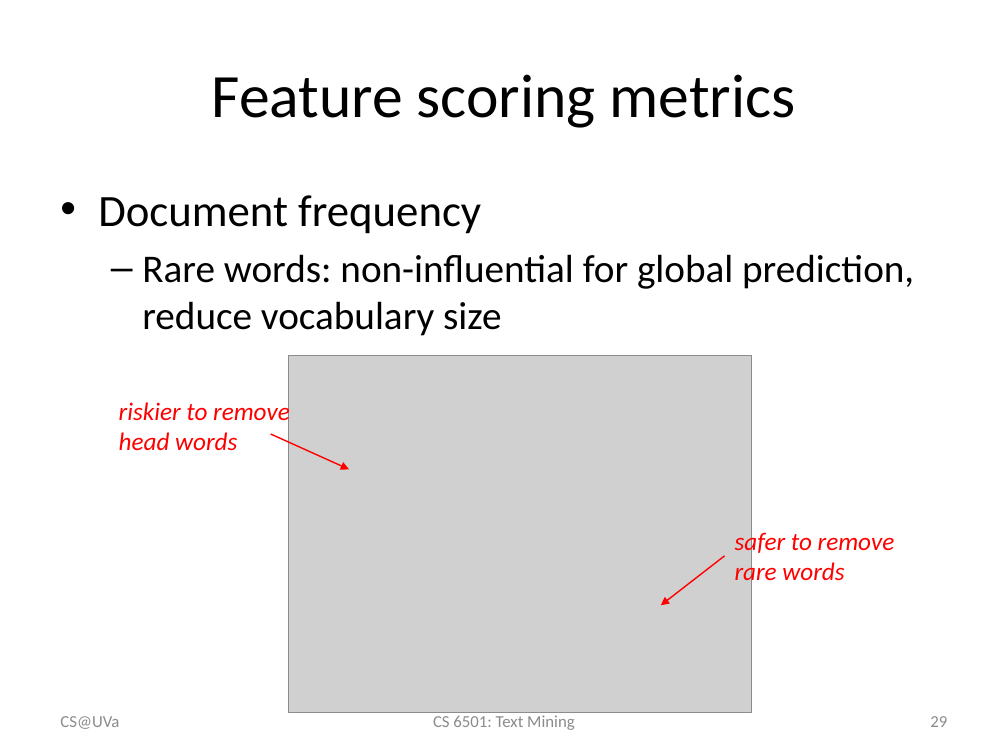
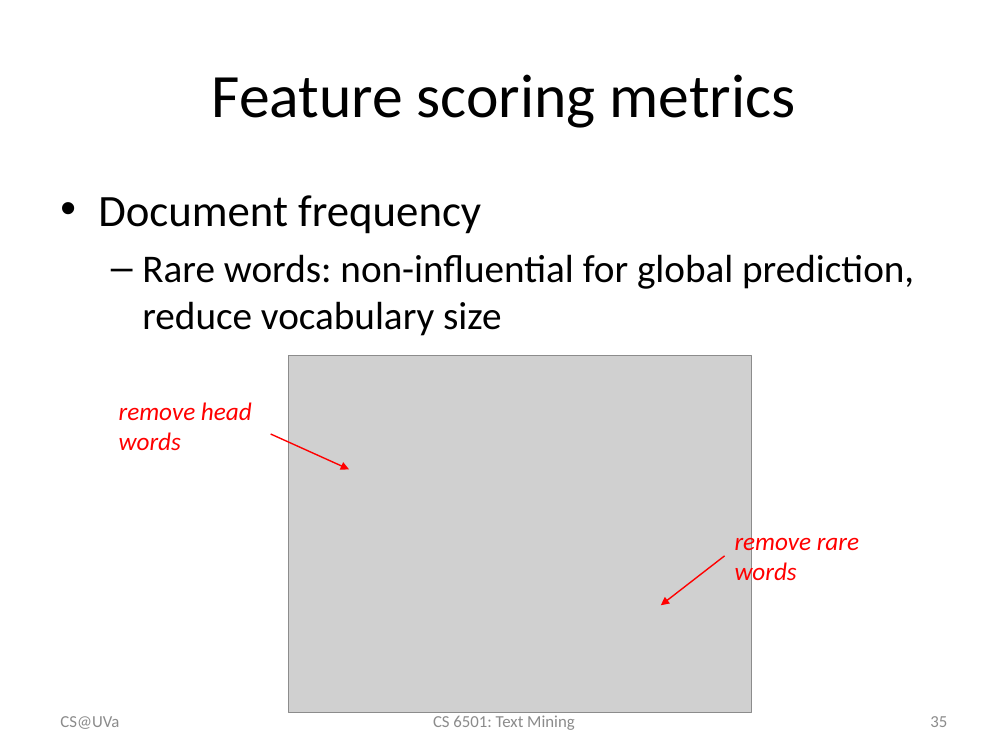
Before and after one commit to wang296/CS6501-Text-Mining, a slide deck: slide 35 of docs/TextCategorization.pptx (slide 29 before the commit). Drawn at 1008x756 pixels with LibreOffice and Linux fonts; fonts in the diff are those of the drawing; grey boxes stand for pictures. Boxes give left, top, right and bottom in pixels: in the first picture for what was removed or moved away, otherwise in the second. Text is boxed around its words. In the diff, an @@ line names an element or a change of style, - is before the commit and + after.

Commit message:
text categorization slides

```diff
--- a/docs/TextCategorization.pptx
+++ b/docs/TextCategorization.pptx
@@ text at box(119, 402, 252, 450): text changed @@
-riskier to remove head words
+remove head words
@@ text at box(735, 529, 859, 587): text changed @@
-safer to remove rare words
+remove rare words
@@ page number at box(930, 716, 947, 727): text changed @@
-29
+35
```
Also in this commit, not shown: 4 other slides changed, 6 slides added, 1 slide removed, 1 other file.
